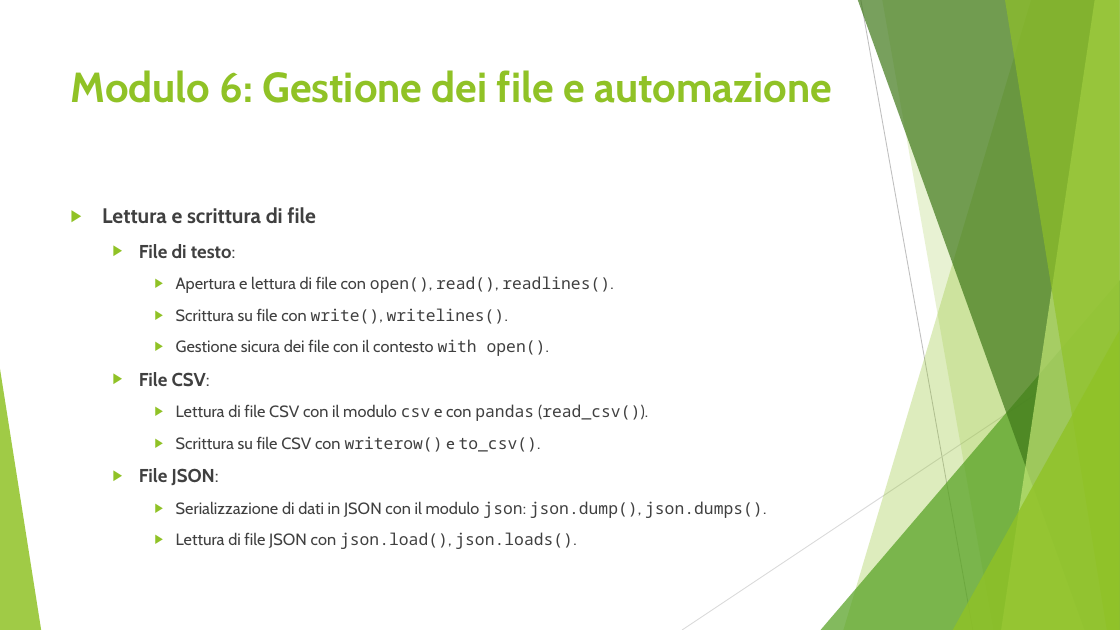
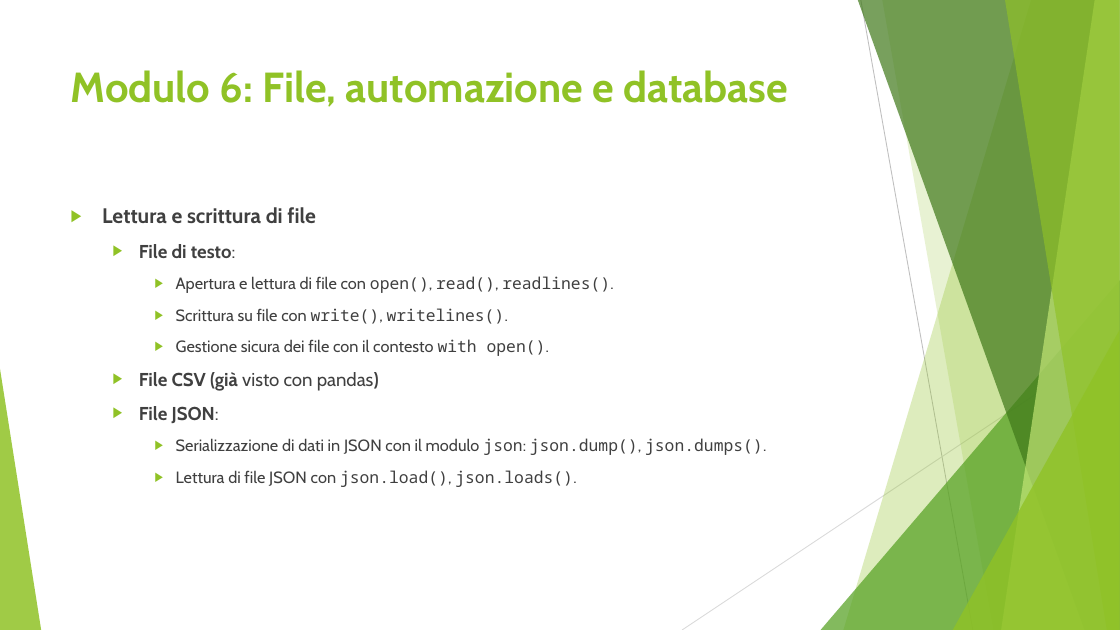
Before and after one commit to giukix/CorsoPython, a slide deck: slide 31 of doc/Corso di Python.pptx (slide 20 before the commit). Drawn at 1120x630 pixels with LibreOffice and Linux fonts; fonts in the diff are those of the drawing. Boxes give left, top, right and bottom in pixels: in the first picture for what was removed or moved away, otherwise in the second. Text is boxed around its words. In the diff, an @@ line names an element or a change of style, - is before the commit and + after.

Commit message:
Modulo 6 e aggiornamento presentazione

```diff
--- a/doc/Corso di Python.pptx
+++ b/doc/Corso di Python.pptx
@@ title at [71, 70, 788, 107]: text changed @@
-Modulo 6: Gestione dei file e automazione
+Modulo 6: File, automazione e database
@@ text at [139, 372, 379, 391]: text changed; size 14 to 16 pt @@
-  ▶ File CSV:
-    ▶ Lettura di file CSV con il modulo csv e con pandas (read_csv()).
-    ▶ Scrittura su file CSV con writerow() e to_csv().
+  ▶ File CSV (già visto con pandas)
```
Also in this commit, not shown: 10 other slides changed, 14 slides added, 2 slides removed, 3 other files.
